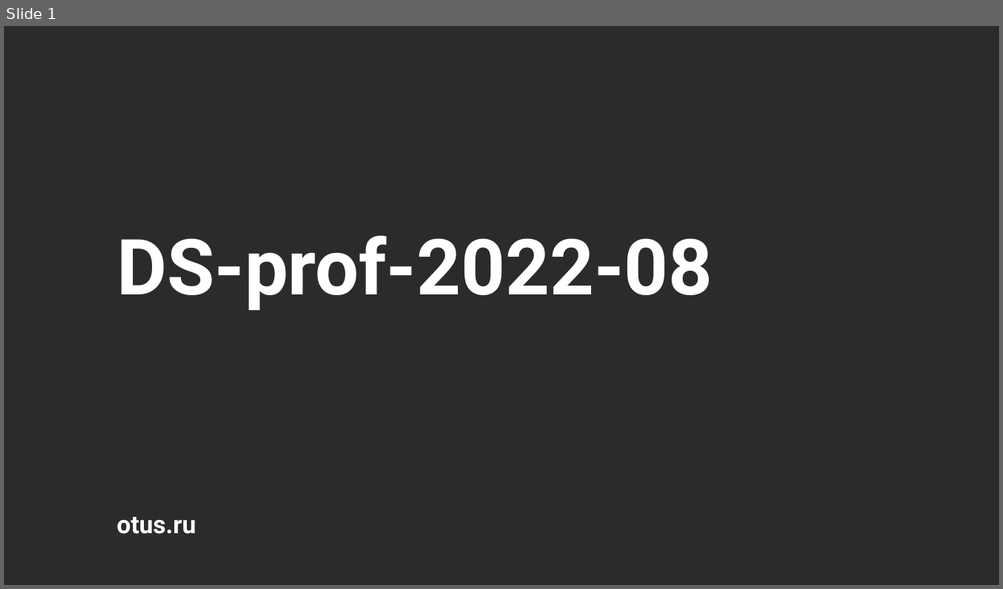
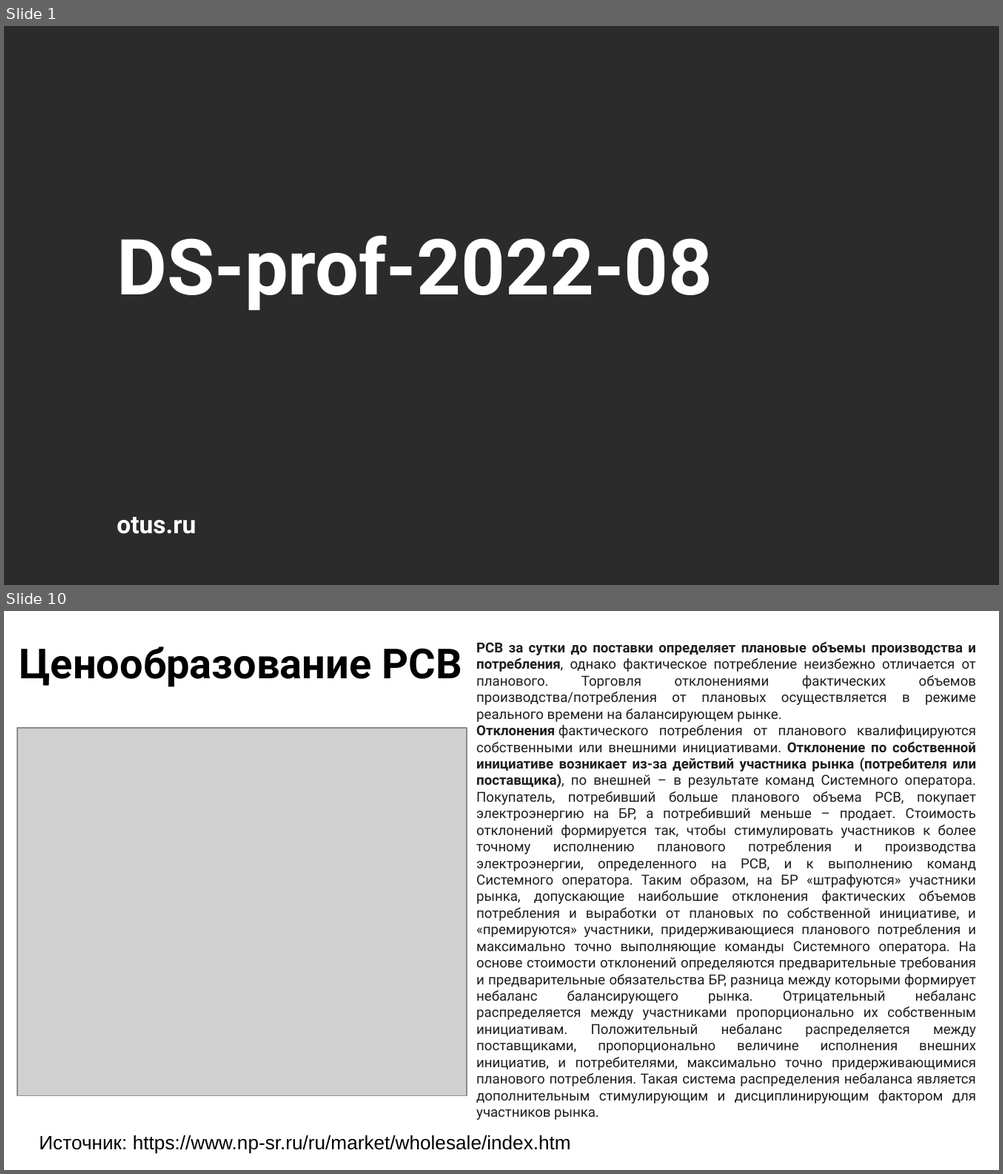
Before and after one commit to smddyakonov/otus_ds_dyakonov, a slide deck: hw-19/Презентация.pptx. Shown one above the other, each under a label of ours: slide 1 before the commit, slides 1 and 10 after it; the slides between them are not shown. The pictures are 1003x589 and 1003x1174 pixels, drawn with LibreOffice and Linux fonts; fonts in the diff are those of the drawing; grey boxes stand for pictures; background and template pictures are left out; a plain dark background stands for a picture behind light text. Boxes give left, top, right and bottom in pixels: in the first picture for what was removed or moved away, otherwise in the second. Text is boxed around its words. In the diff, an @@ line names an element or a change of style, - is before the commit and + after.

```diff
--- a/hw-19/Презентация.pptx
+++ b/hw-19/Презентация.pptx
@@ slide 10 added at box(4, 611, 999, 1170), background picture (left out) @@
@@ title added at box(19, 647, 462, 687), 30 pt, text #000000, bold @@
+Ценообразование РСВ
@@ text added at box(476, 641, 976, 1120), 10 pt, text #1E1E1E @@
+РСВ за сутки до поставки определяет плановые объемы производства и потребления, однако фактическое потребление неизбежно отличается от планового. Торговля отклонениями фактических объемов производства/потребления от плановых осуществляется в режиме реального времени на балансирующем рынке.
+Отклонения фактического потребления от планового квалифицируются собственными или внешними инициативами. Отклонение по собственной инициативе возникает из-за действий участника рынка (потребителя или поставщика), по внешней – в результате команд Системного оператора. Покупатель, потребивший больше планового объема РСВ, покупает электроэнергию на БР, а потребивший меньше – продает. Стоимость отклонений формируется так, чтобы стимулировать участников к более точному исполнению планового потребления и производства электроэнергии, определенного на РСВ, и к выполнению команд Системного оператора. Таким образом, на БР «штрафуются» участники рынка, допускающие наибольшие отклонения фактических объемов потребления и выработки от плановых по собственной инициативе, и «премируются» участники, придерживающиеся планового потребления и максимально точно выполняющие команды Системного оператора. На основе стоимости отклонений определяются предварительные требования и предварительные обязательства БР, разница между которыми формирует небаланс балансирующего рынка. Отрицательный небаланс распределяется между участниками пропорционально их собственным инициативам. Положительный небаланс распределяется между поставщиками, пропорционально величине исполнения внешних инициатив, и потребителями, максимально точно придерживающимися планового потребления. Такая система распределения небаланса является дополнительным стимулирующим и дисциплинирующим фактором для участников рынка.
@@ picture added at box(17, 727, 466, 1096) @@
@@ text added at box(39, 1136, 571, 1153), 14 pt, text #000000 @@
+Источник: https://www.np-sr.ru/ru/market/wholesale/index.htm
```
Also in this commit, not shown: 17 slides changed, 6 other slides added, 2 other files.
